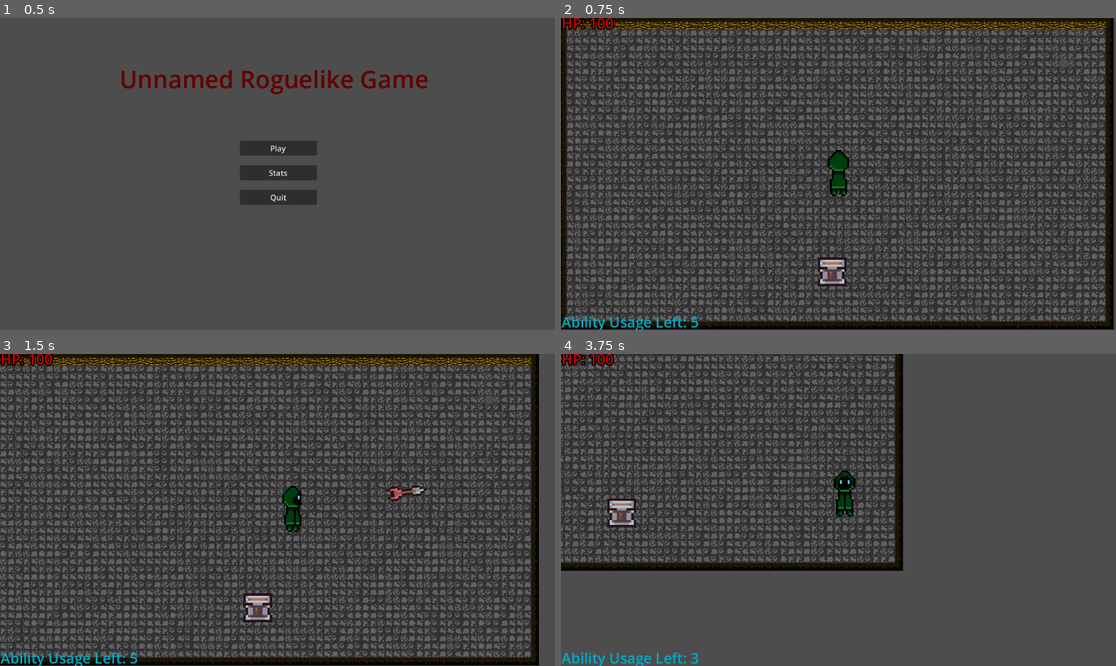
Above: before the commit, frames 1-4 (two rows, left to right).
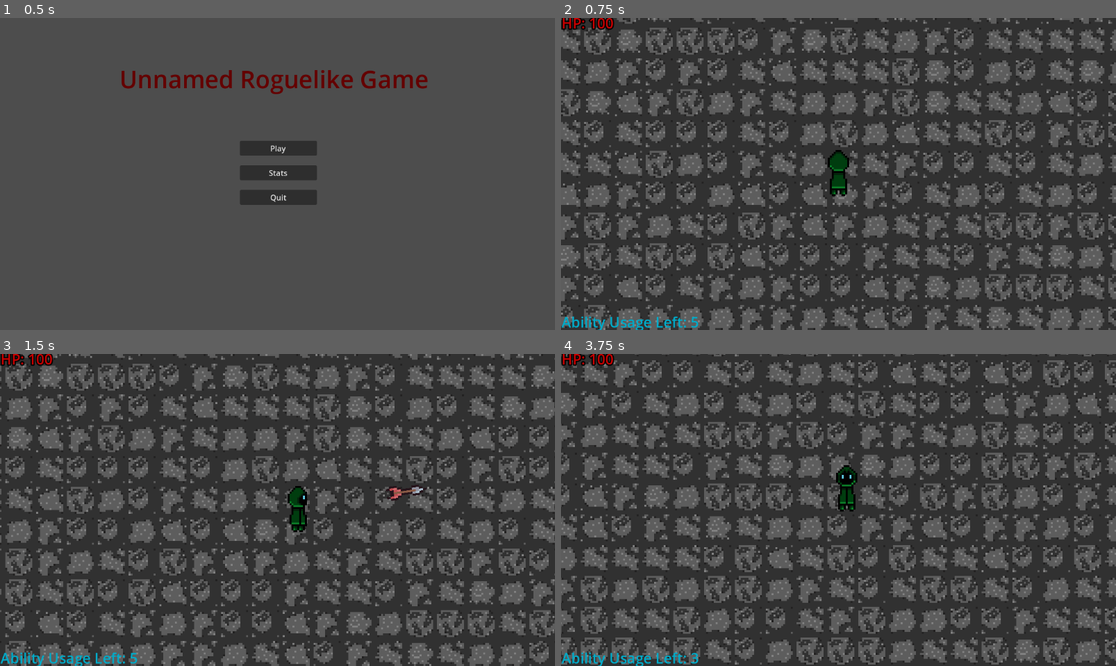
Above: after the commit, the same moments.

Repository: Unnamed-Roguelike-Game/Game
Game: Godot game, scene res://Menus/Main_Menu.tscn
Two runs of this game, one before a commit and one after it. Both use one fixed random seed, a clock stepped at 60 frames per second and the inputs below.
Inputs (mouse positions are in pixels of both pictures, inside the frame that each line leads up to):
- Up to frame 1 (0.5 s): no input
- Up to frame 2 (0.75 s): click "Play" at 0.5 s
- Up to frame 3 (1.5 s): tap Enter at 1.25 s; move the mouse to (399, 494) at 1.27 s; hold D (right) from 1.28 s (still down); click (399, 494) at 1.35 s
- Up to frame 4 (3.75 s): move the mouse to (727, 525) at 2.02 s; release D (right) at 2.03 s; hold S (down) 2.03-2.78 s; tap E (use_ability) at 2.1, 3.6 s; move the mouse to (894, 441) at 2.77 s; hold D (right) 2.78-3.53 s; click (894, 441) at 2.85 s; move the mouse to (810, 572) at 3.52 s; hold W (up) from 3.53 s (still down)

Frame 1 is identical in both runs. In frame 2, 51% of the frame differs, in the area x 0-100%, y 0-100%; in frame 3, 52%; in frame 4, 57%.

Commit message:
Update scale of player, enemies, and teleporter

Diff:
--- a/Unnamed Roguelike Game/GameCharacters/Enemy.tscn
+++ b/Unnamed Roguelike Game/GameCharacters/Enemy.tscn
@@ -23,7 +23,6 @@
 }]
 
 [node name="Enemy" type="CharacterBody2D"]
-scale = Vector2(4, 4)
 motion_mode = 1
 platform_on_leave = 2
 platform_floor_layers = 4278190080
--- a/Unnamed Roguelike Game/GameCharacters/Player.tscn
+++ b/Unnamed Roguelike Game/GameCharacters/Player.tscn
@@ -172,7 +172,6 @@
 height = 24.0
 
 [node name="Player" type="CharacterBody2D" groups=["Player"]]
-scale = Vector2(4, 4)
 motion_mode = 1
 platform_on_leave = 2
 platform_floor_layers = 4278190080
@@ -204,6 +203,7 @@
 [node name="Projectile Spawn" type="Marker2D" parent="." groups=["Player"]]
 
 [node name="Camera2D" type="Camera2D" parent="."]
+zoom = Vector2(4, 4)
 position_smoothing_enabled = true
 position_smoothing_speed = 6.0
 rotation_smoothing_enabled = true
--- a/Unnamed Roguelike Game/GameObjects/WorldObjects/Teleporter.tscn
+++ b/Unnamed Roguelike Game/GameObjects/WorldObjects/Teleporter.tscn
@@ -21,7 +21,6 @@
 [sub_resource type="RectangleShape2D" id="RectangleShape2D_b6jh8"]
 
 [node name="Teleporter" type="AnimatedSprite2D"]
-scale = Vector2(5, 5)
 sprite_frames = SubResource("SpriteFrames_o2m3d")
 script = ExtResource("2_7pobt")
 
--- a/Unnamed Roguelike Game/Scripts/Enemy.gd
+++ b/Unnamed Roguelike Game/Scripts/Enemy.gd
@@ -3,7 +3,7 @@
 @onready var player: CharacterBody2D = $"../../../../Player"
 @onready var navigation_agent: NavigationAgent2D = $"NavigationAgent2D"
 
-const ENEMY_SPEED: float = 200.0
+const ENEMY_SPEED: float = 50.0
 
 var player_is_in_room: bool = false
 var current_enemy_health: int = 1
--- a/Unnamed Roguelike Game/Scripts/Player.gd
+++ b/Unnamed Roguelike Game/Scripts/Player.gd
@@ -1,7 +1,7 @@
 extends CharacterBody2D
 
 @export var Arrow: PackedScene
-@export var player_speed: float = 300.0
+@export var player_speed: float = 100.0
 
 @onready var arrow_direction: Marker2D = $"Projectile Spawn"
 @onready var hurt_timer: Timer = $"Hurt_Timer"
Not shown, added: Unnamed Roguelike Game/assets/Music/main_menu_music.mp3.import
